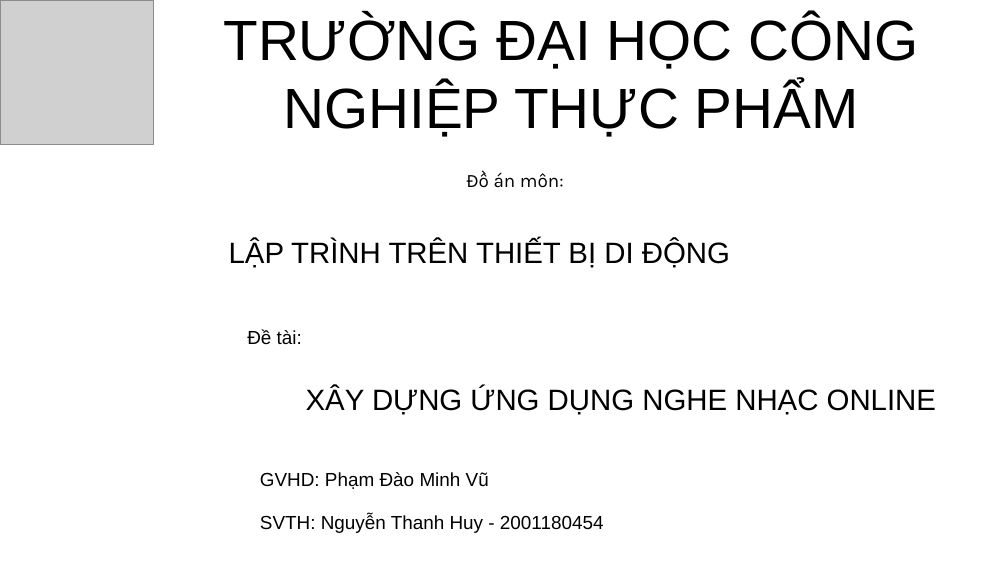
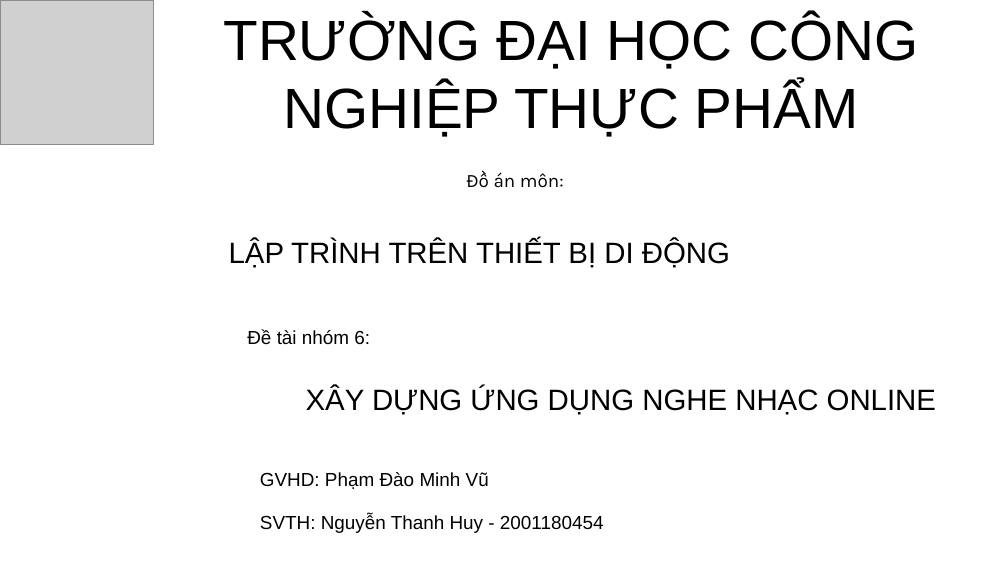
Before and after one commit to YoungBirds134/baitap, a slide deck: slide 1 of BaoCao_Android.pptx. Drawn at 1008x567 pixels with LibreOffice and Linux fonts; fonts in the diff are those of the drawing; grey boxes stand for pictures. Boxes give left, top, right and bottom in pixels: in the first picture for what was removed or moved away, otherwise in the second. Text is boxed around its words. In the diff, an @@ line names an element or a change of style, - is before the commit and + after.

```diff
--- a/BaoCao_Android.pptx
+++ b/BaoCao_Android.pptx
@@ text at [247,329,370,344]: text changed @@
-Đề tài:
+Đề tài nhóm 6:
```
Also in this commit, not shown: 1 slide added, 2 other files.
